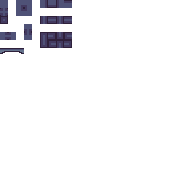
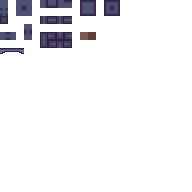
Before/after of a (192, 192) layered artwork. What changed in the layer stack:
painted on "Layer 1" over [left=80, top=0, right=120, bottom=40]
